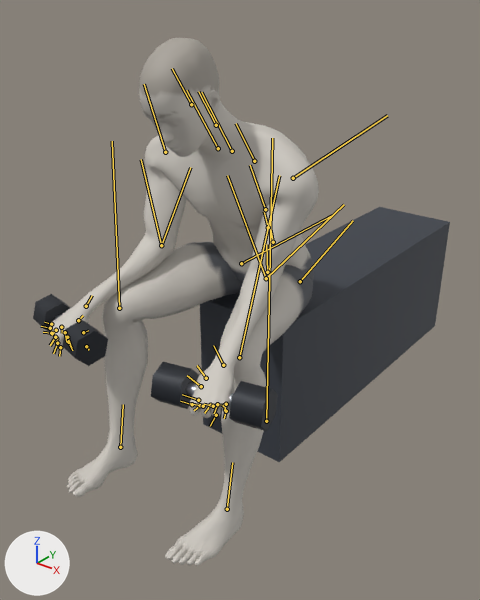
A saved change to the glTF model exports/dumbbell-reverse-wrist-curl.glb.
Before and after are seen from a camera (50 mm lens) standing at (1.11, -1.54, 1.39) and looking at (-0.1, -0.02, 0.45). The axes (+X, +Y, +Z) are drawn at lower left. The lights are the same throughout. The older version comes first. Both versions are drawn at frame 24 of the action 'dumbbell-reverse-wrist-curl'; the numbers are the values there. The bones that change, and the others that lie on the model, are drawn over the model as lines.
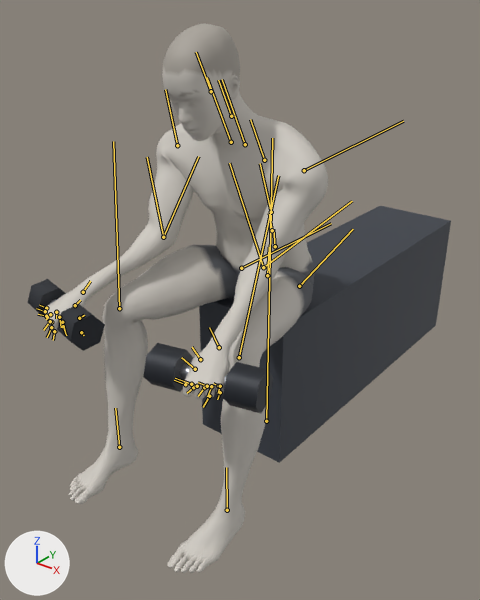
ob_dbl_right is not drawn itself; it is the parent of ob_mesh_1, ob_mesh_2, ob_mesh_3.
ob_dbr_right is not drawn itself; it is the parent of ob_mesh_4, ob_mesh_5, ob_mesh_6.
ob_props is not drawn itself; it is the parent of ob_bench.

Where the change shows, as pixel boxes (x1, y1, x2, y2) in the pictures (480 x 600 px):
'Mesh_0', posed: before (48, 38, 319, 566); after (44, 23, 328, 573)
'bench', posed: before (200, 207, 450, 462); after (199, 206, 451, 463)
'Mesh_3', posed: before (229, 381, 278, 431); after (223, 362, 273, 413)
'Mesh_2', posed: before (151, 362, 199, 409); after (143, 343, 193, 392)
'Mesh_5', posed (7% wider): before (63, 320, 108, 366); after (57, 304, 105, 351)
'Mesh_6', posed: before (33, 294, 71, 332); after (27, 279, 66, 317)
'Mesh_1', posed (mostly hidden): before (186, 382, 234, 407); after (180, 364, 227, 389)
bone 'pelvis', root to tip: before (267, 272) to (266, 244); after (267, 275) to (269, 247)
bone 'upperarm_l', root to tip: before (293, 178) to (387, 115); after (304, 170) to (403, 121)
bone 'lowerarm_l', root to tip: before (266, 278) to (344, 204); after (263, 267) to (352, 201)
bone 'hand_l', root to tip: before (223, 365) to (213, 345); after (219, 347) to (209, 327)
bone 'upperarm_r', root to tip: before (165, 152) to (144, 84); after (177, 145) to (165, 89)
bone 'lowerarm_r', root to tip: before (161, 245) to (141, 159); after (163, 237) to (147, 157)
bone 'hand_r', root to tip: before (86, 306) to (92, 295); after (83, 292) to (90, 281)
bone 'thigh_l', root to tip: before (300, 281) to (353, 220); after (299, 286) to (353, 229)
bone 'calf_l', root to tip: before (239, 357) to (279, 175); after (239, 357) to (278, 175)
bone 'foot_l', root to tip: before (227, 509) to (232, 462); after (227, 510) to (226, 467)
bone 'thigh_r', root to tip: before (241, 263) to (332, 215); after (241, 268) to (331, 223)
bone 'calf_r', root to tip: before (119, 308) to (112, 141); after (119, 308) to (113, 141)
bone 'foot_r', root to tip: before (120, 447) to (123, 404); after (119, 447) to (115, 408)

The change, as a list of edits to the scene's bpy script:
```text
Change bone_pelvis:
    where bone_pelvis = bpy.data.objects['Body'].pose.bones['pelvis']  # child of 'Root'
    bone_pelvis.location: (0.008, -0.409, 0.0) -> (0.007, -0.422, 0.0)
    bone_pelvis.rotation_quaternion: (0.999, 0.0, 0.0, -0.044) -> (1.0, 0.0, 0.0, 0.019)  # degrees (0, 0, -5) -> degrees (0, 0, 2)
Change bone_upperarm_l:
    where bone_upperarm_l = bpy.data.objects['Body'].pose.bones['upperarm_l']  # child of 'clavicle_l'
    bone_upperarm_l.rotation_quaternion: (0.79, -0.406, 0.048, 0.457) -> (0.755, -0.43, 0.06, 0.49)  # degrees (-42, 27, 50) -> degrees (-44, 31, 53)
Change bone_lowerarm_l:
    where bone_lowerarm_l = bpy.data.objects['Body'].pose.bones['lowerarm_l']  # child of 'upperarm_l'
    bone_lowerarm_l.rotation_quaternion: (0.987, 0.097, -0.123, -0.043) -> (0.988, 0.091, -0.097, -0.079)  # degrees (12, -14, -6) -> degrees (11, -10, -10)
Change bone_hand_l:
    where bone_hand_l = bpy.data.objects['Body'].pose.bones['hand_l']  # child of 'lowerarm_l'
    bone_hand_l.rotation_quaternion: (0.735, 0.521, -0.295, -0.319) -> (0.693, 0.552, -0.318, -0.338)  # degrees (73, -6, -51) -> degrees (79, -4, -55)
Change bone_upperarm_r:
    where bone_upperarm_r = bpy.data.objects['Body'].pose.bones['upperarm_r']  # child of 'clavicle_r'
    bone_upperarm_r.rotation_quaternion: (0.79, 0.406, -0.048, 0.457) -> (0.755, 0.43, -0.06, 0.49)  # degrees (42, -27, 50) -> degrees (44, -31, 53)
Change bone_lowerarm_r:
    where bone_lowerarm_r = bpy.data.objects['Body'].pose.bones['lowerarm_r']  # child of 'upperarm_r'
    bone_lowerarm_r.rotation_quaternion: (0.987, -0.097, 0.123, -0.043) -> (0.988, -0.091, 0.097, -0.079)  # degrees (-12, 14, -6) -> degrees (-11, 10, -10)
Change bone_hand_r:
    where bone_hand_r = bpy.data.objects['Body'].pose.bones['hand_r']  # child of 'lowerarm_r'
    bone_hand_r.rotation_quaternion: (-0.735, 0.521, -0.295, 0.319) -> (-0.693, 0.552, -0.318, 0.338)  # degrees (-73, 6, -51) -> degrees (-79, 4, -55)
Change bone_thigh_l:
    where bone_thigh_l = bpy.data.objects['Body'].pose.bones['thigh_l']  # child of 'pelvis'
    bone_thigh_l.rotation_quaternion: (0.724, 0.05, 0.063, 0.685) -> (0.753, 0.041, 0.071, 0.653)  # degrees (9, 1, 87) -> degrees (9, 3, 82)
Change bone_calf_l:
    where bone_calf_l = bpy.data.objects['Body'].pose.bones['calf_l']  # child of 'thigh_l'
    bone_calf_l.rotation_quaternion: (0.794, -0.032, 0.078, -0.602) -> (0.786, -0.014, 0.065, -0.614)  # degrees (-8, 5, -75) -> degrees (-6, 5, -76)
Change bone_foot_l:
    where bone_foot_l = bpy.data.objects['Body'].pose.bones['foot_l']  # child of 'calf_l'
    bone_foot_l.rotation_quaternion: (0.988, 0.06, -0.139, 0.009) -> (0.986, 0.066, -0.135, -0.075)  # degrees (7, -16, 0) -> degrees (9, -15, -10)
Change bone_thigh_r:
    where bone_thigh_r = bpy.data.objects['Body'].pose.bones['thigh_r']  # child of 'pelvis'
    bone_thigh_r.rotation_quaternion: (0.724, -0.05, -0.063, 0.685) -> (0.753, -0.041, -0.071, 0.653)  # degrees (-9, -1, 87) -> degrees (-9, -3, 82)
Change bone_calf_r:
    where bone_calf_r = bpy.data.objects['Body'].pose.bones['calf_r']  # child of 'thigh_r'
    bone_calf_r.rotation_quaternion: (0.794, 0.032, -0.078, -0.602) -> (0.786, 0.014, -0.065, -0.614)  # degrees (8, -5, -75) -> degrees (6, -5, -76)
Change bone_foot_r:
    where bone_foot_r = bpy.data.objects['Body'].pose.bones['foot_r']  # child of 'calf_r'
    bone_foot_r.rotation_quaternion: (0.988, -0.06, 0.139, 0.009) -> (0.986, -0.066, 0.135, -0.075)  # degrees (-7, 16, 0) -> degrees (-9, 15, -10)
```
